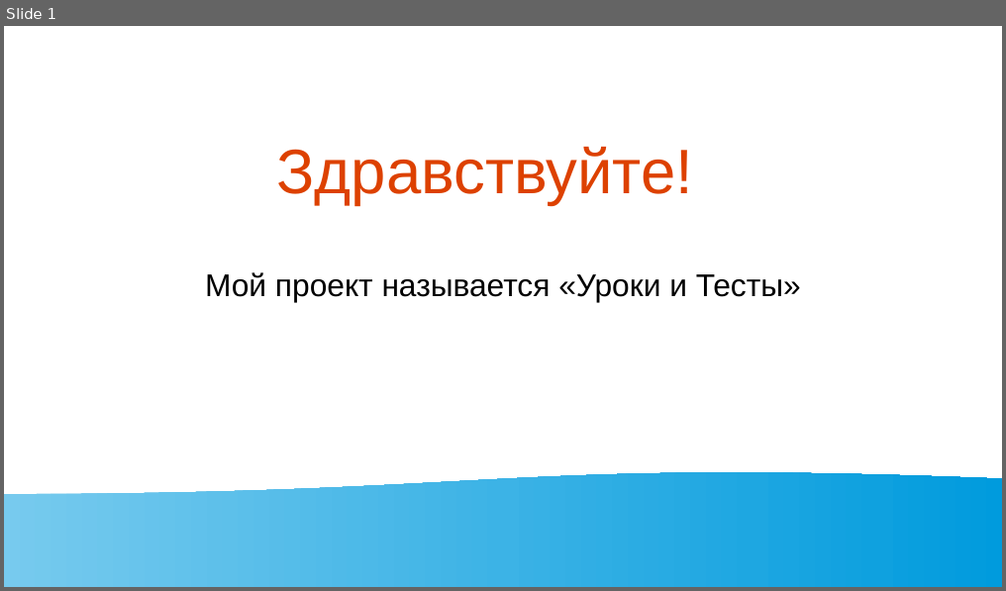
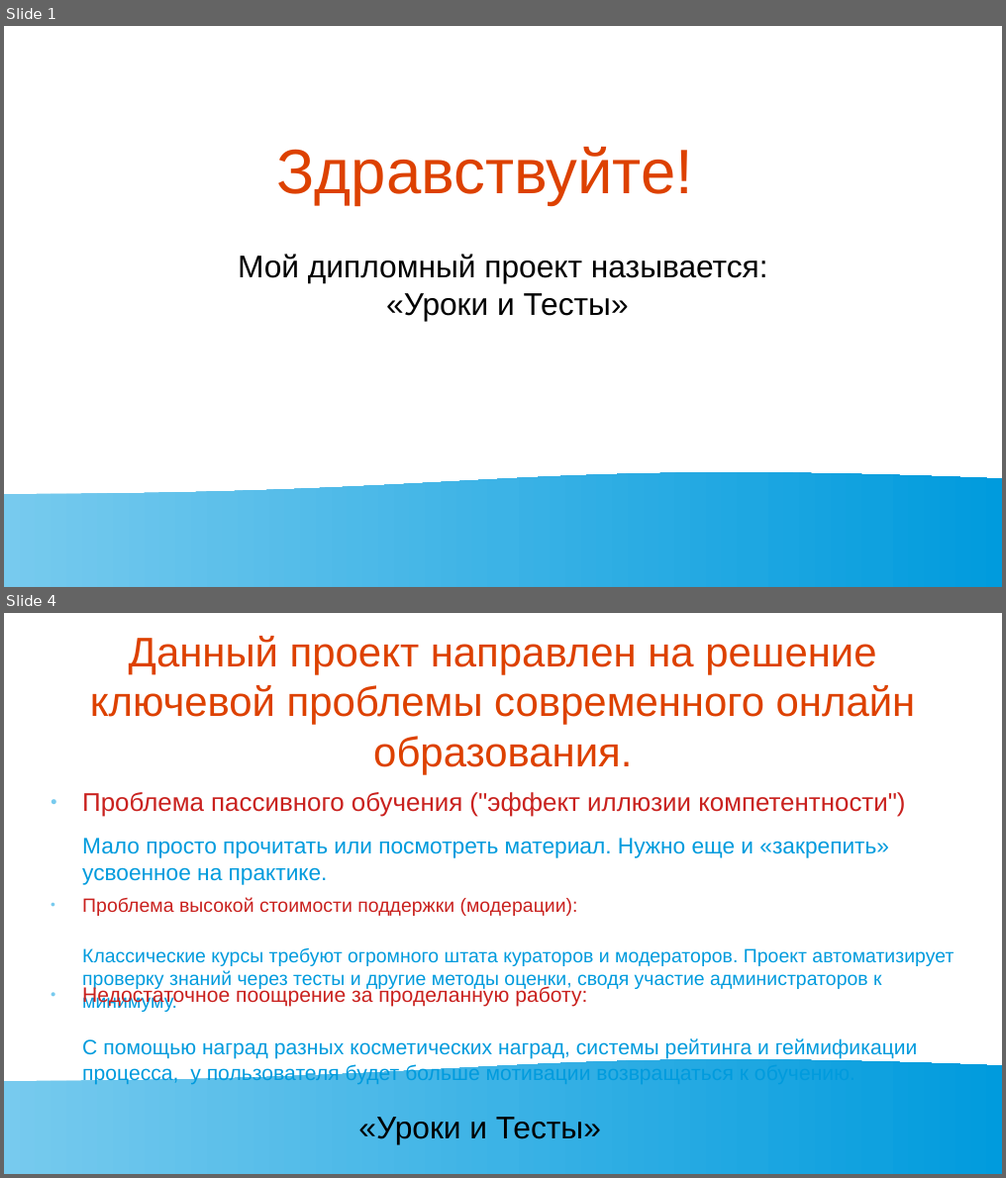
Before and after one commit to Konfermat/diploma-project, a slide deck: презентация/Презентация.odp. Shown one above the other, each under a label of ours: slide 1 before the commit, slides 1 and 4 after it; the slides between them are not shown. The pictures are 1006x591 and 1006x1178 pixels, drawn with LibreOffice and Linux fonts; fonts in the diff are those of the drawing. Boxes give left, top, right and bottom in pixels: in the first picture for what was removed or moved away, otherwise in the second. Text is boxed around its words. In the diff, an @@ line names an element or a change of style, - is before the commit and + after.

```diff
--- a/презентация/Презентация.odp
+++ b/презентация/Презентация.odp
@@ slide 4 added at box(4, 613, 1002, 1174), background #FFFFFF; not listed: 1 template element that a slide beside it also shows @@
@@ title added at box(90, 636, 916, 774), 33 pt, text #DD4100 @@
+Данный проект направлен на решение
+ключевой проблемы современного онлайн образования.
@@ text added at box(82, 792, 905, 885), 17.9 pt, text #009BDD @@
+● Проблема пассивного обучения ("эффект иллюзии компетентности")
+Мало просто прочитать или посмотреть материал. Нужно еще и «закрепить» усвоенное на практике.
@@ text added at box(82, 897, 953, 1012), 15.3 pt, text #009BDD @@
+● Проблема высокой стоимости поддержки (модерации):
+Классические курсы требуют огромного штата кураторов и модераторов. Проект автоматизирует проверку знаний через тесты и другие методы оценки, сводя участие администраторов к минимуму.
@@ text added at box(82, 986, 918, 1085), 16.6 pt, text #009BDD @@
+● Недостаточное поощрение за проделанную работу:
+С помощью наград разных косметических наград, системы рейтинга и геймификации процесса, у пользователя будет больше мотивации возвращаться к обучению.
@@ text added at box(358, 1117, 601, 1145), 25 pt, text #000000 @@
+«Уроки и Тесты»
@@ slide 1 changed as well @@
@@ subtitle at box(238, 254, 768, 321): text changed @@
-Мой проект называется «Уроки и Тесты»
+Мой дипломный проект называется:
+«Уроки и Тесты»
```
Also in this commit, not shown: 2 other slides changed, 9 other slides added, 1 slide removed, 6 other files.
